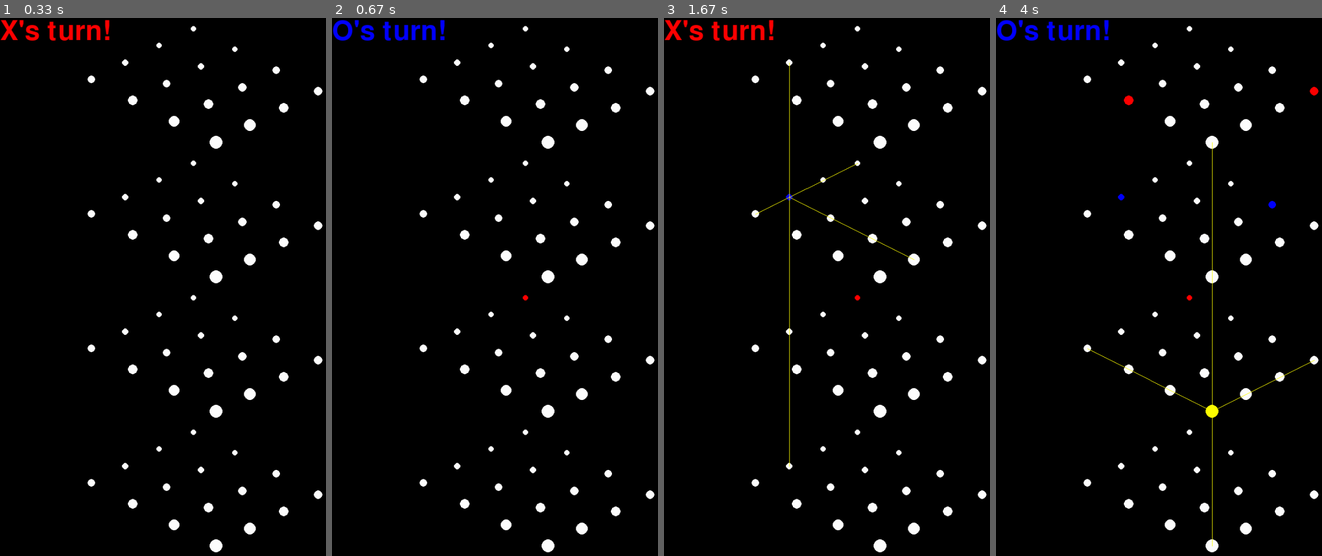
Above: before the commit, frames 1-4 (left to right).
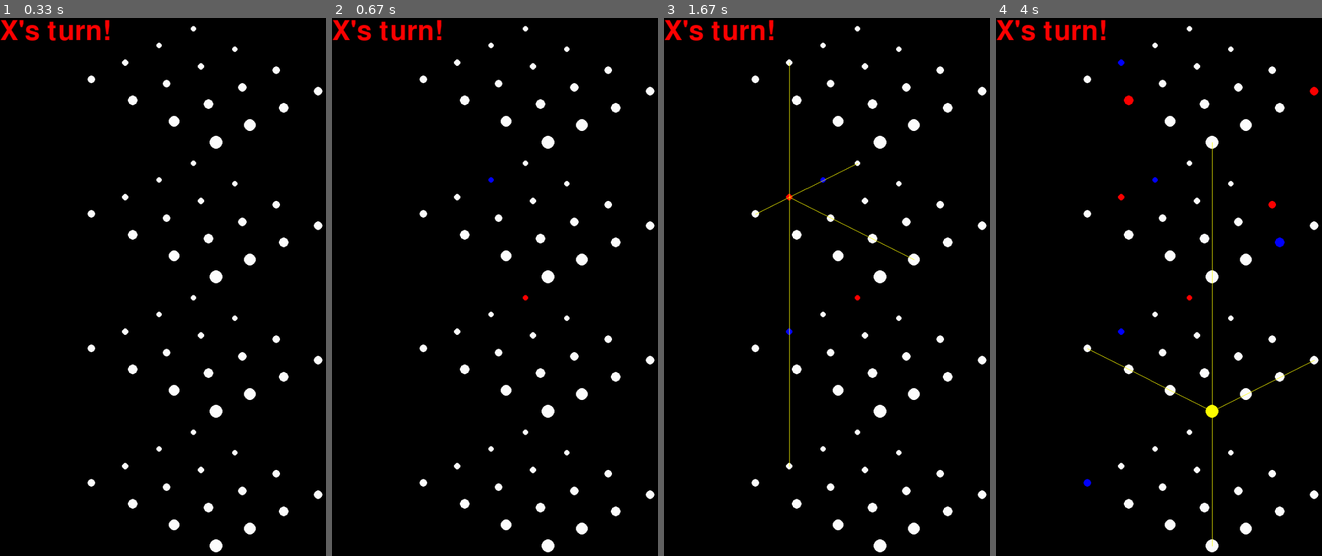
Above: after the commit, the same moments.

Repository: kluedemann/GitGud
Game: pygame game, started from main.py
Same seed, same stepped clock (60 frames per second), same inputs: the game is played once before the commit and once after it.
Inputs (mouse positions are in pixels of both pictures, inside the frame that each line leads up to):
- Up to frame 1 (0.33 s): no input
- Up to frame 2 (0.67 s): click (524, 287) at 0.38 s
- Up to frame 3 (1.67 s): press the mouse at (856, 287) at 1.2 s; move the mouse to (817, 243) at 1.3 s; release the mouse at (778, 200) at 1.43 s; move the mouse to (778, 200) at 1.6 s
- Up to frame 4 (4 s): click (1110, 200) at 1.72 s; move the mouse to (1315, 104) at 1.97 s; click (1315, 104) at 2.12 s; press the mouse at (1315, 104) at 2.9 s; move the mouse to (1295, 152) at 3 s; release the mouse at (1279, 206) at 3.13 s; press the mouse at (1315, 104) at 3.47 s; move the mouse to (1220, 109) at 3.57 s; release the mouse at (1129, 109) at 3.7 s; click (1214, 421) at 3.95 s

Frame 1 is identical in both runs. In frame 2, 0.9% of the frame differs, in the area x 0-50%, y 0-31%; in frame 3, less than 0.1%; in frame 4, 1.1%, in the area x 0-89%, y 0-88%.

Commit message:
More small thingies

Diff:
--- a/main.py
+++ b/main.py
@@ -30,7 +30,7 @@
         self.players = ['X', 'O']
         self.board_coords = self.get_coords()
         self.bot = Bot(self.players[1], max_depth=3, epsilon=0)
-        self.mode = ''
+        self.mode = 'AI'
         self.pos = None
 
 
@@ -87,7 +87,17 @@
 
     def play(self):
         # Run main game loop
+        # BOT GO FIRST
+        # self.turn_num = 1
+
         self.draw()
+
+        # BOT GO FIRST
+        # z, x, y, _ = self.bot.action(self)
+        # player = self.players[self.turn_num % 2]
+        # self.turn(player, x, y, z)
+        # self.update(player)
+
         while not self.exit:
             self.get_events()
         return
@@ -226,7 +236,7 @@
         if self.turn_num == self.l * self.w*self.h:
             player = ' '
         else:
-            player = self.players[1 - self.turn_num]
+            player = self.players[1 - self.turn_num % 2]
         if player != ' ':
             text_str = f"{player} wins!"
         else:
